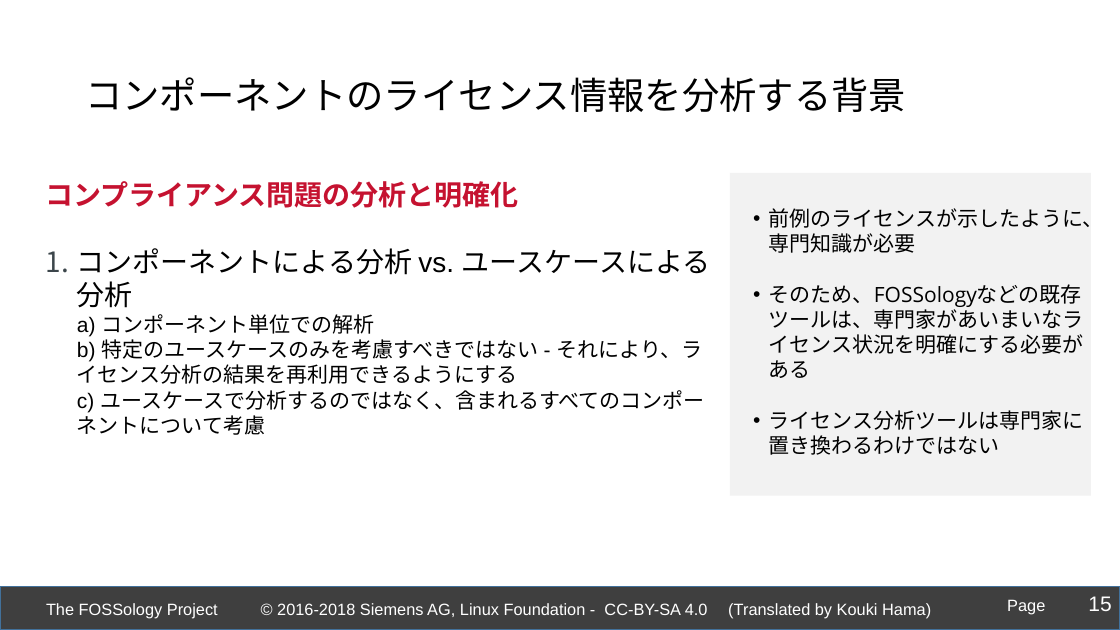
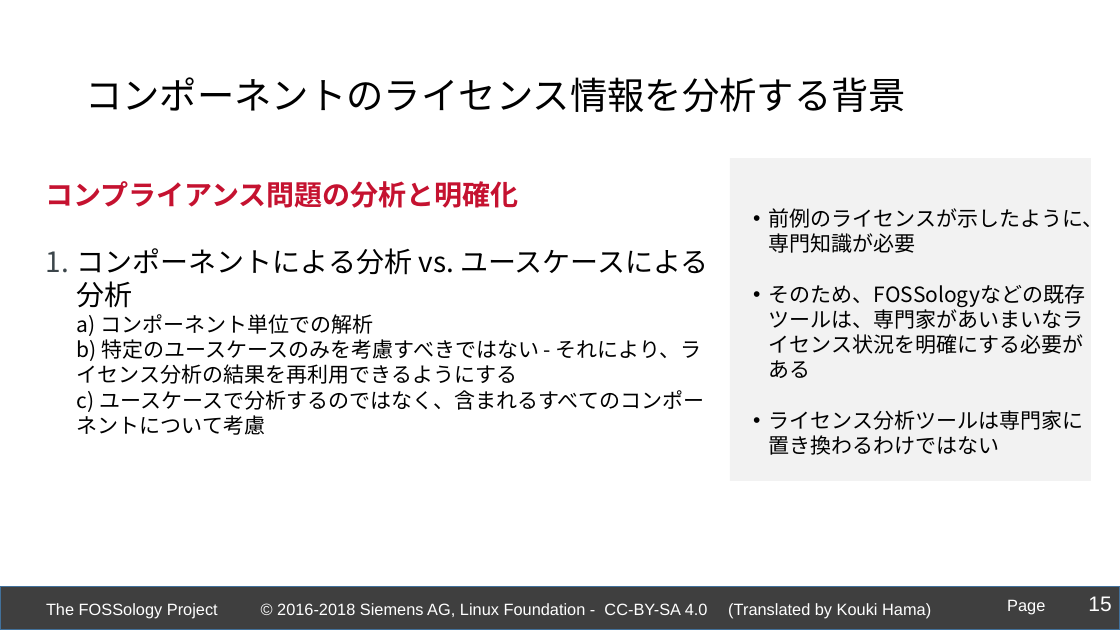
Before and after one commit to fossology/FOSSologySlides, a slide deck: slide 15 of Module-A-JPN-Motivation.pptx. Drawn at 1120x630 pixels with LibreOffice and Linux fonts; fonts in the diff are those of the drawing; background and template pictures are left out. Boxes give left, top, right and bottom in pixels: in the first picture for what was removed or moved away, otherwise in the second. Text is boxed around its words. In the diff, an @@ line names an element or a change of style, - is before the commit and + after.

```diff
--- a/Module-A-JPN-Motivation.pptx
+++ b/Module-A-JPN-Motivation.pptx
@@ rectangle moved from (x1=730, y1=173, x2=1091, y2=496) to (x1=730, y1=158, x2=1091, y2=481) @@
@@ text "前例のライセンスが示したように、専門知識が必要" at (x1=769, y1=208, x2=1104, y2=455): font Open Sans to Noto Sans CJK JP in "前例のライセンスが示したように、専門知識が必要", "そのため、FOSSologyなどの既存ツールは、専門家があいまいなライセンス状況を明確にする必要がある"; font Arial to Noto Sans CJK JP in "ライセンス分析ツールは専門家に置き換わるわけではない" @@
@@ text at (x1=77, y1=248, x2=708, y2=435): font Arial to Noto Sans CJK JP in "コンポーネントによる分析 vs. ユースケースによる分析 a) コンポーネント単位での解析 b) 特定のユースケースのみ ..." @@
```
Also in this commit, not shown: 10 other slides changed, 4 other files.
